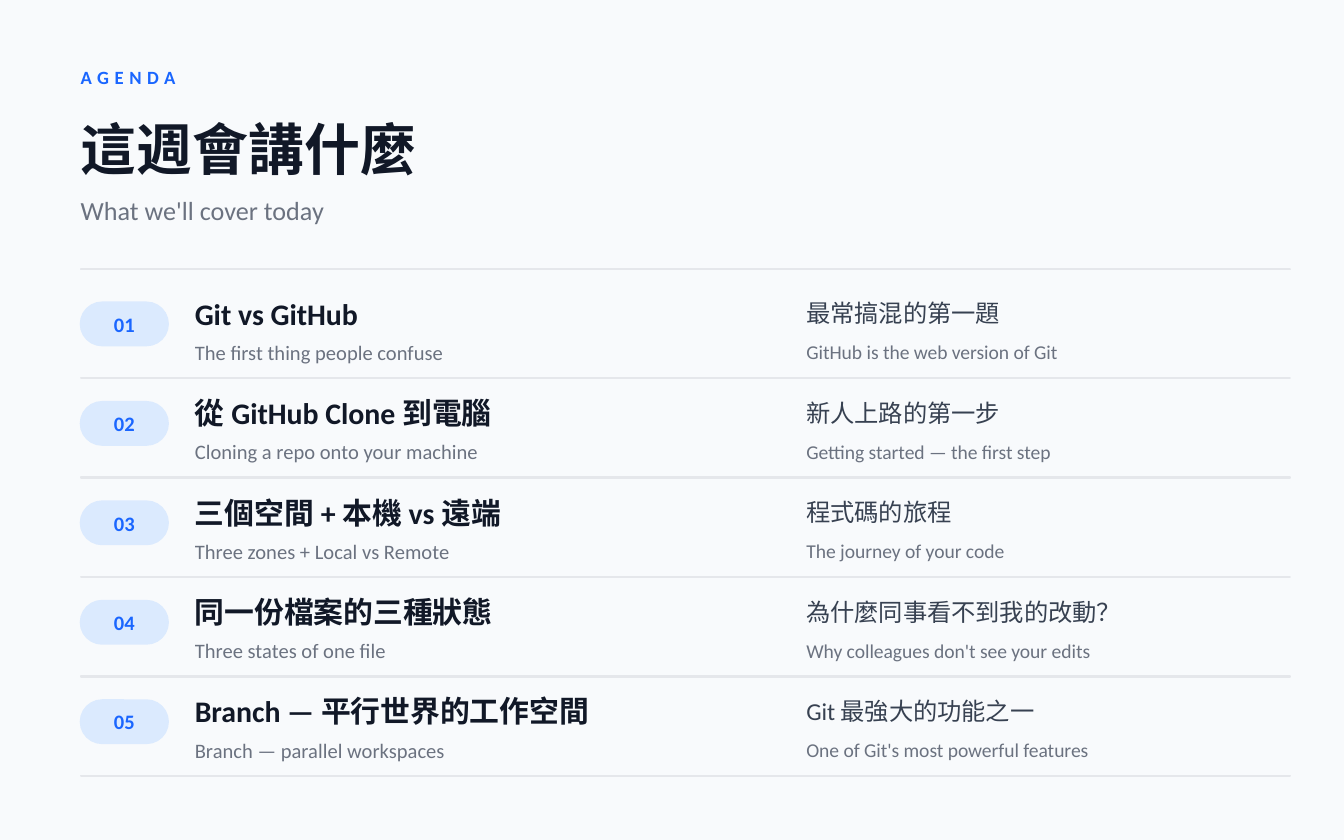
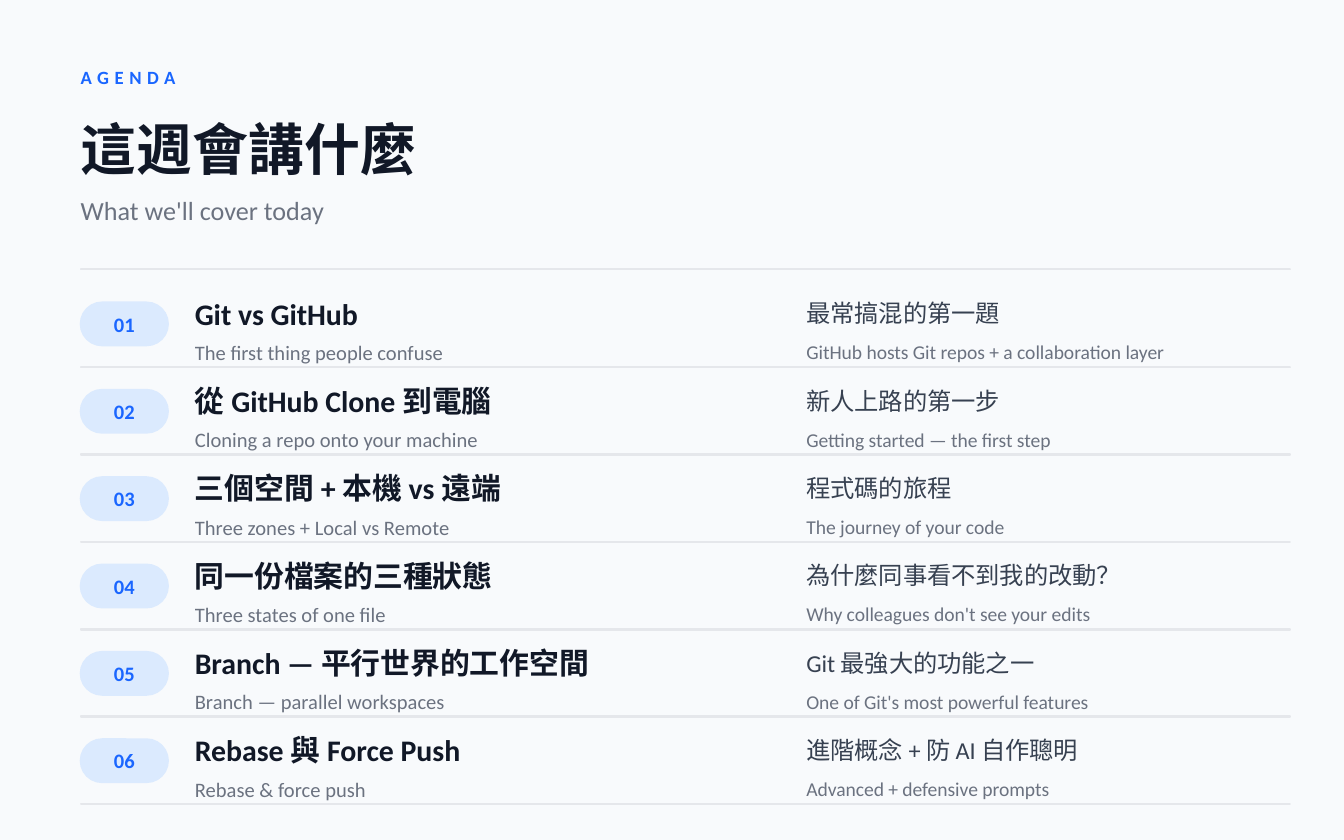
Before and after one commit to JiaWen-Shen/AI-design, a slide deck: slide 2 of proposals/week2-git-architecture.pptx. Drawn at 1344x840 pixels with LibreOffice and Linux fonts; fonts in the diff are those of the drawing. Boxes give left, top, right and bottom in pixels: in the first picture for what was removed or moved away, otherwise in the second. Text is boxed around its words. In the diff, an @@ line names an element or a change of style, - is before the commit and + after.

```diff
--- a/proposals/week2-git-architecture.pptx
+++ b/proposals/week2-git-architecture.pptx
@@ text at (806, 345, 1164, 362): text changed @@
-GitHub is the web version of Git
+GitHub hosts Git repos + a collaboration layer
@@ 5 texts, 1 rectangle, 1 rounded rectangle: place and size @@
-5 texts, 1 rectangle, 1 rounded rectangle at (81, 378, 1290, 463)
+5 texts, 1 rectangle, 1 rounded rectangle at (81, 367, 1290, 451)
@@ 5 texts, 1 rectangle, 1 rounded rectangle: place and size @@
-5 texts, 1 rectangle, 1 rounded rectangle at (81, 477, 1290, 562)
+5 texts, 1 rectangle, 1 rounded rectangle at (81, 454, 1290, 538)
@@ 5 texts, 1 rectangle, 1 rounded rectangle: place and size @@
-5 texts, 1 rectangle, 1 rounded rectangle at (81, 577, 1290, 662)
+5 texts, 1 rectangle, 1 rounded rectangle at (81, 542, 1290, 625)
@@ rectangle: place and size @@
-rectangle at (81, 676, 1290, 677)
+rectangle at (81, 629, 1290, 630)
@@ 5 texts, 1 rounded rectangle: place and size @@
-5 texts, 1 rounded rectangle at (81, 696, 1088, 762)
+5 texts, 1 rounded rectangle at (81, 648, 1088, 713)
@@ rectangle: place and size @@
-rectangle at (81, 775, 1290, 777)
+rectangle at (81, 716, 1290, 718)
@@ rounded rectangle added at (81, 739, 168, 782), fill #DBEAFE, outline #DBEAFE 1 pt @@
@@ text added at (195, 736, 461, 764), 16 pt, text #111827, bold @@
+Rebase 與 Force Push
@@ text added at (806, 738, 1078, 761), 13 pt, text #374151 @@
+進階概念 + 防 AI 自作聰明
@@ text added at (114, 754, 135, 768), 11 pt, text #1A66FF, bold @@
+06
@@ rectangle added at (81, 804, 1290, 805), fill #E5E7EB, outline #E5E7EB 1 pt @@
@@ text added at (195, 783, 365, 801), 11 pt, text #6B7280 @@
+Rebase & force push
@@ text added at (806, 782, 1049, 799), 10.5 pt, text #6B7280 @@
+Advanced + defensive prompts
```
Also in this commit, not shown: 3 other slides changed, 6 slides added, 1 slide removed, 7 other files.
